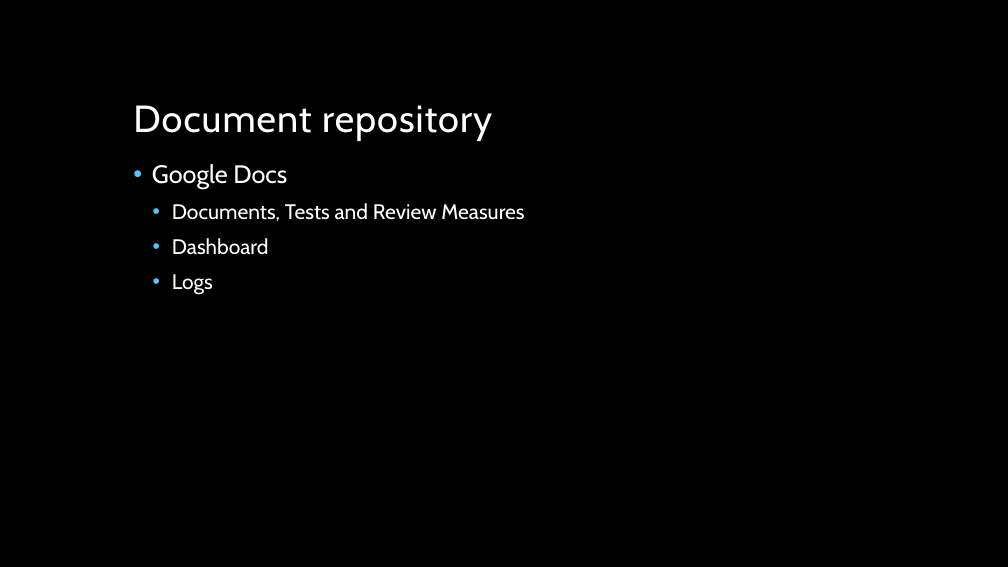
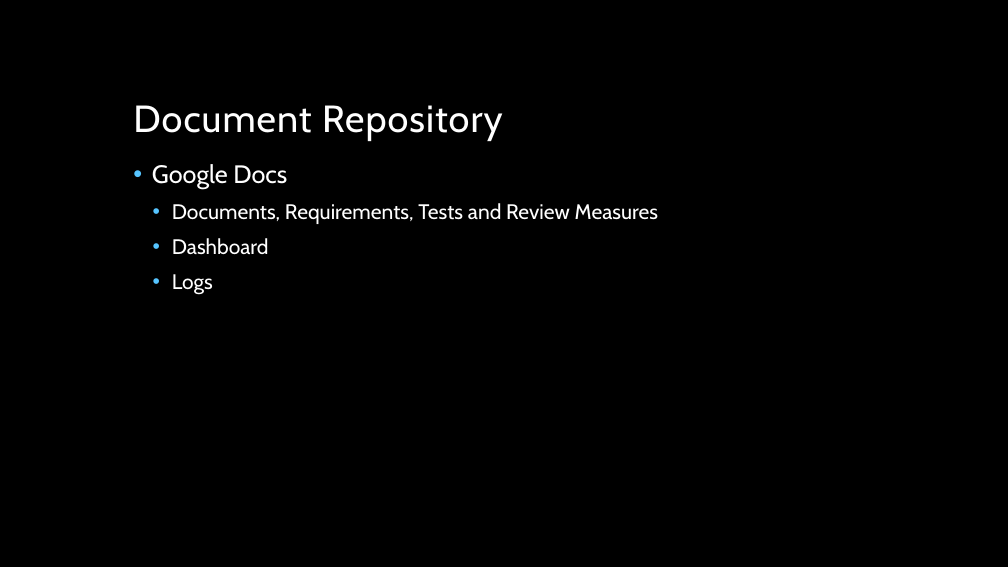
Before and after one commit to jmgirao/projetosoftware1213, a slide deck: slide 4 of Final Presentation/Mário/librarian.pptx. Drawn at 1008x567 pixels with LibreOffice and Linux fonts; fonts in the diff are those of the drawing; background and template pictures are left out. Boxes give left, top, right and bottom in pixels: in the first picture for what was removed or moved away, otherwise in the second. Text is boxed around its words. In the diff, an @@ line names an element or a change of style, - is before the commit and + after.

```diff
--- a/Final Presentation/Mário/librarian.pptx
+++ b/Final Presentation/Mário/librarian.pptx
@@ title at (x1=133, y1=105, x2=503, y2=141): text changed @@
-Document repository
+Document Repository
@@ text at (x1=172, y1=203, x2=658, y2=224): text changed @@
-  • Documents, Tests and Review Measures
+  • Documents, Requirements, Tests and Review Measures
```
Also in this commit, not shown: 4 other slides changed, 1 slide added.
